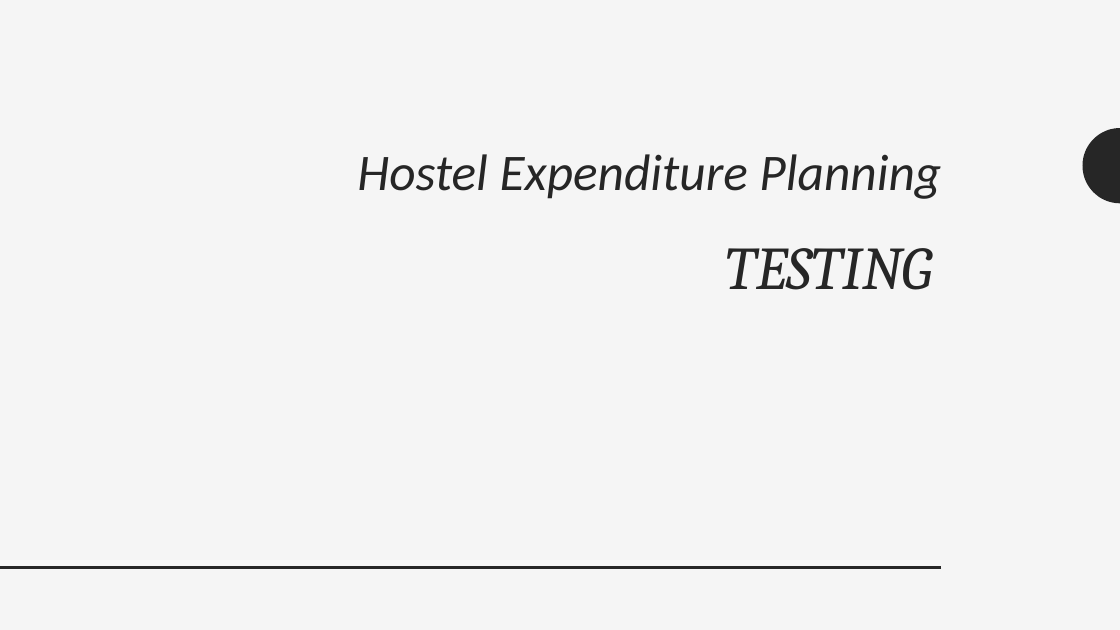
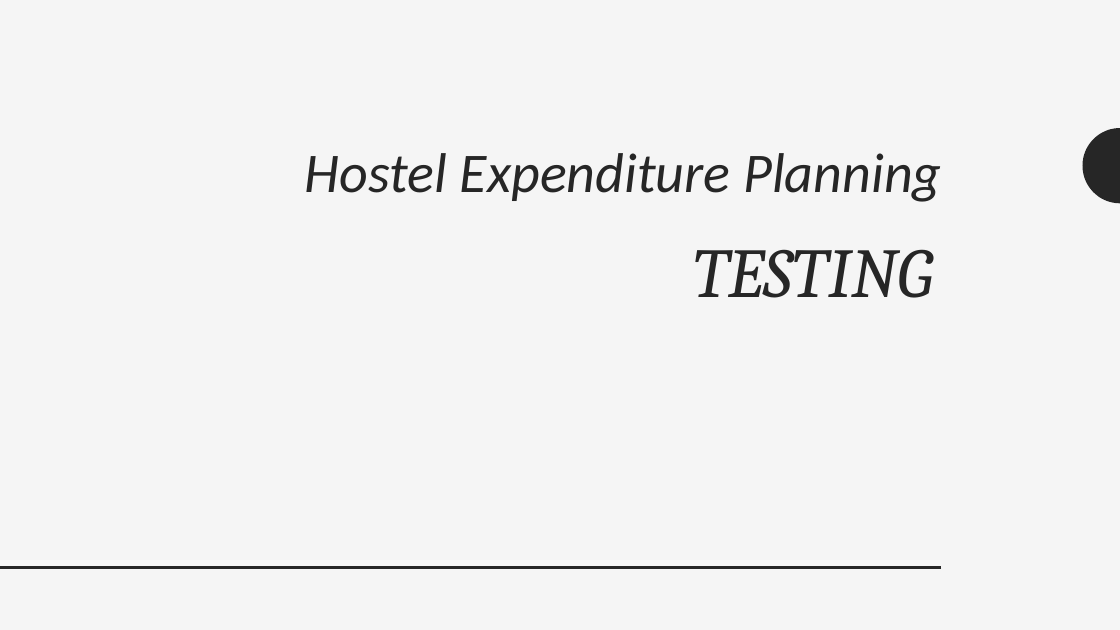
Before and after one commit to saksham2410/CS223_Apr18_09, a slide deck: slide 7 of presentation.pptx. Drawn at 1120x630 pixels with LibreOffice and Linux fonts; fonts in the diff are those of the drawing. Boxes give left, top, right and bottom in pixels: in the first picture for what was removed or moved away, otherwise in the second. Text is boxed around its words. In the diff, an @@ line names an element or a change of style, - is before the commit and + after.

```diff
--- a/presentation.pptx
+++ b/presentation.pptx
@@ text "Hostel Expenditure Planning" at box(305, 153, 941, 202): size 44 to 48 pt @@
@@ title "TESTING" at box(694, 249, 933, 298): size 52 to 60 pt @@
```
Also in this commit, not shown: 8 other slides changed, 2 slides added, 1 slide removed, 11 other files.
